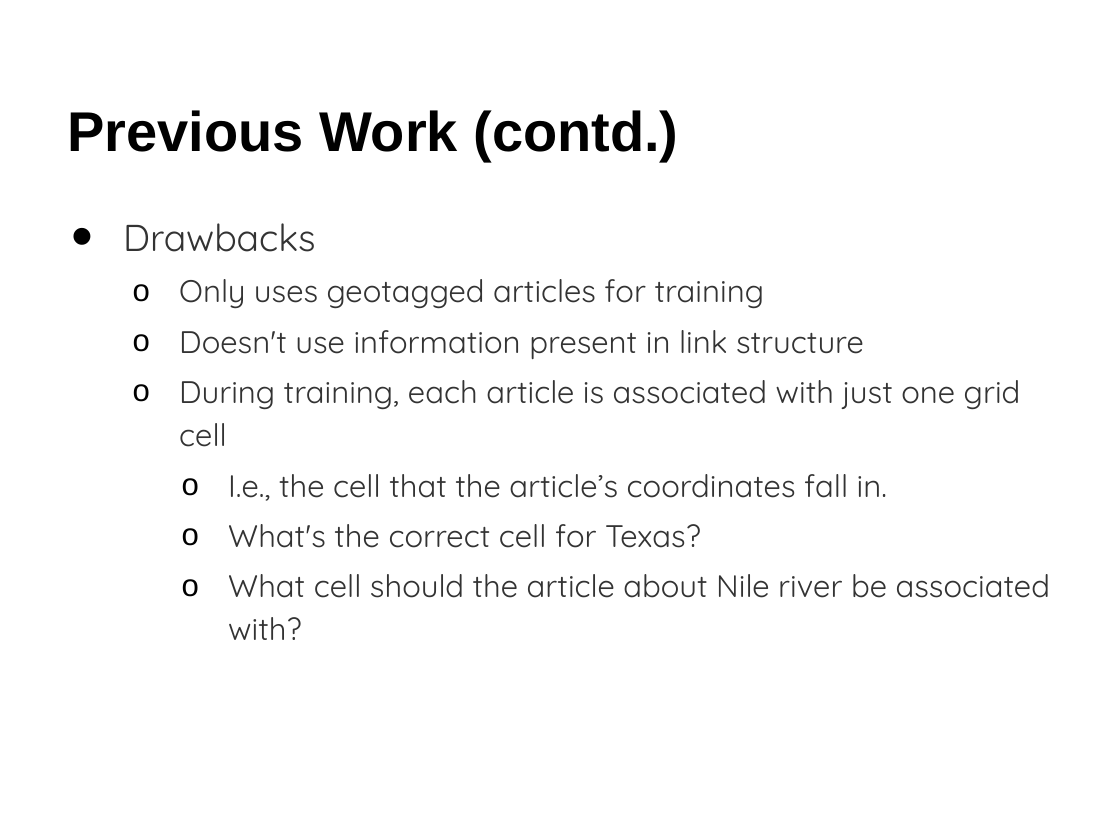
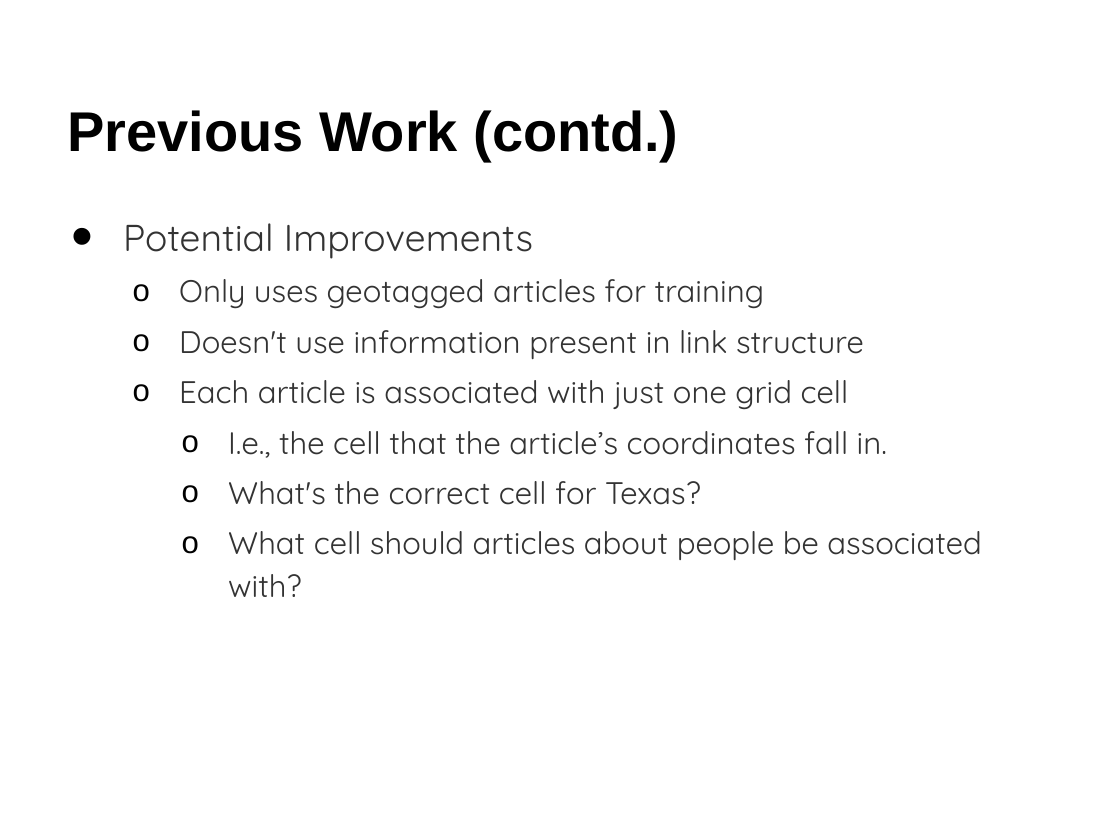
Before and after one commit to raptros/gmm-project-2012, a slide deck: slide 4 of presentation/gmm-2012-presentation.pptx (slide 5 before the commit). Drawn at 1120x840 pixels with LibreOffice and Linux fonts; fonts in the diff are those of the drawing. Boxes give left, top, right and bottom in pixels: in the first picture for what was removed or moved away, otherwise in the second. Text is boxed around its words. In the diff, an @@ line names an element or a change of style, - is before the commit and + after.

```diff
--- a/presentation/gmm-2012-presentation.pptx
+++ b/presentation/gmm-2012-presentation.pptx
@@ text at (123, 223, 533, 259): text changed @@
-• Drawbacks
+• Potential Improvements
@@ text at (179, 380, 849, 410): text changed @@
-  o During training, each article is associated with just one grid cell
+  o Each article is associated with just one grid cell
@@ text at (228, 531, 981, 597): text changed @@
-    o What cell should the article about Nile river be associated with?
+    o What cell should articles about people be associated with?
```
Also in this commit, not shown: 11 other slides changed, 2 slides added, 2 slides removed.
